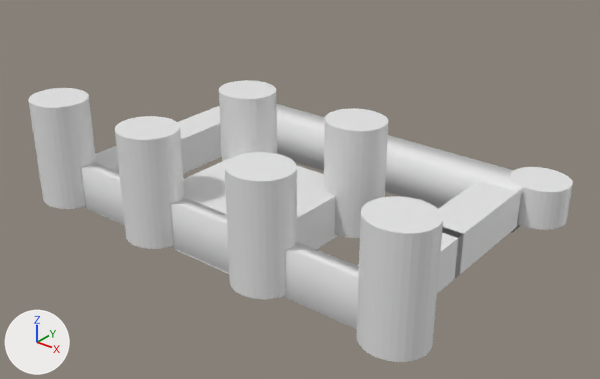
A saved change to the Blender file Chateau de Chambord.blend.
Both versions are drawn from a camera (50 mm lens) standing at (157.7, -45.7, 31.1) and looking at (119.6, 2.0, 1.5). Lighting does not change. The marker at lower left points along +X, +Y and +Z.
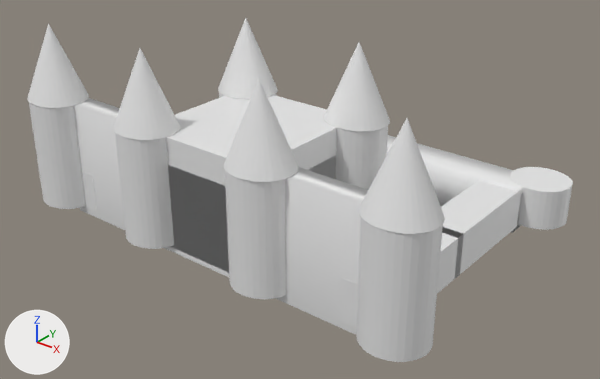
What differs and where, as boxes [x1, y1, x2, y2] in the pictures (600 x 379 px):
'Cube.006', reshaped, moved, rescaled (6% wider, 42% taller)
    before: [81, 162, 359, 329]
    after: [73, 98, 368, 335]
'Cube.003', reshaped (58% taller)
    before: [170, 159, 339, 274]
    after: [166, 95, 337, 277]
'Cone.003', added
    after: [359, 118, 445, 234]
'Cone.002', added
    after: [224, 79, 299, 182]
'Cone.001', added
    after: [113, 48, 180, 140]
'Cone.004', added
    after: [324, 42, 390, 131]
'Cone', added
    after: [27, 23, 89, 108]
'Cone.005', added
    after: [218, 18, 278, 99]
'Cube', unchanged, covered by the edit
    before: [276, 104, 522, 233]
    after: [387, 135, 522, 233]
'Cylinder.004', unchanged, covered by the edit
    before: [324, 109, 388, 238]
    after: [336, 126, 388, 190]
'Cylinder.005', unchanged, covered by the edit
    before: [219, 80, 277, 161]
    after: [219, 92, 276, 98]
'Cube.002', unchanged, covered by the edit
    before: [177, 106, 222, 174]

What the commit changed:
me_cube_003 is used by ob_cube_003; location (117.69, -1.7, 0.4); scale (5.76, 5.98, 1.88).
me_cube_003 had 8 vertices, 6 faces and spanned x -1.0..1.0, y -1.0..1.0, z -1.0..1.0.
me_cube_003 now has 40 vertices, 30 faces and spans x -1.0..1.0, y -1.0..1.0, z -1.14..4.04.
me_cube_003 part 1: the whole mesh is rebuilt.
me_cube_006 is used by ob_cube_006; location (118.13, -6.84, 0.39); scale (16.0, 0.88, 1.91).
me_cube_006 had 8 vertices, 6 faces and spanned x -1.0..1.0, y -1.0..1.0, z -1.0..1.12.
me_cube_006 now has 24 vertices, 22 faces and spans x -1.0..1.0, y -1.0..1.0, z -1.08..3.86.
me_cube_006 part 2: the whole mesh is rebuilt.
Mesh me_cone_005 is new.
It is a 32-sided cone pointing to +z spanning x -1.0..1.0, y -1.0..1.0, z -1.0..1.0.
Object 'Cube.006' (ob_cube_006) moves from (118.13, -6.84, 0.39) to (118.13, -6.71, 0.36).
Object 'Cube.006' (ob_cube_006) is rescaled from (16.0, 0.88, 1.91) to (15.1, 0.967, 1.97).
Object 'Cone.005' (ob_cone_005) is new; it shows me_cone_005.
Its location is (112.41, 3.92, 11.11).
Its scale is (2.64, 2.36, 3.09).
Object 'Cone.004' (ob_cone_004) is new; it shows a copy of me_cone_005.
Its location is (123.64, 3.92, 11.11).
Its scale is (2.64, 2.36, 3.09).
Object 'Cone.003' (ob_cone_003) is new; it shows a copy of me_cone_005.
Its location is (134.8, -7.3, 11.11).
Its scale is (2.64, 2.36, 3.09).
Object 'Cone.002' (ob_cone_002) is new; it shows a copy of me_cone_005.
Its location is (123.67, -7.3, 11.11).
Its scale is (2.64, 2.36, 3.09).
Object 'Cone.001' (ob_cone_001) is new; it shows a copy of me_cone_005.
Its location is (112.29, -7.3, 11.11).
Its scale is (2.64, 2.36, 3.09).
Object 'Cone' (ob_cone) is new; it shows a copy of me_cone_005.
Its location is (101.53, -7.3, 11.11).
Its scale is (2.64, 2.36, 3.09).
